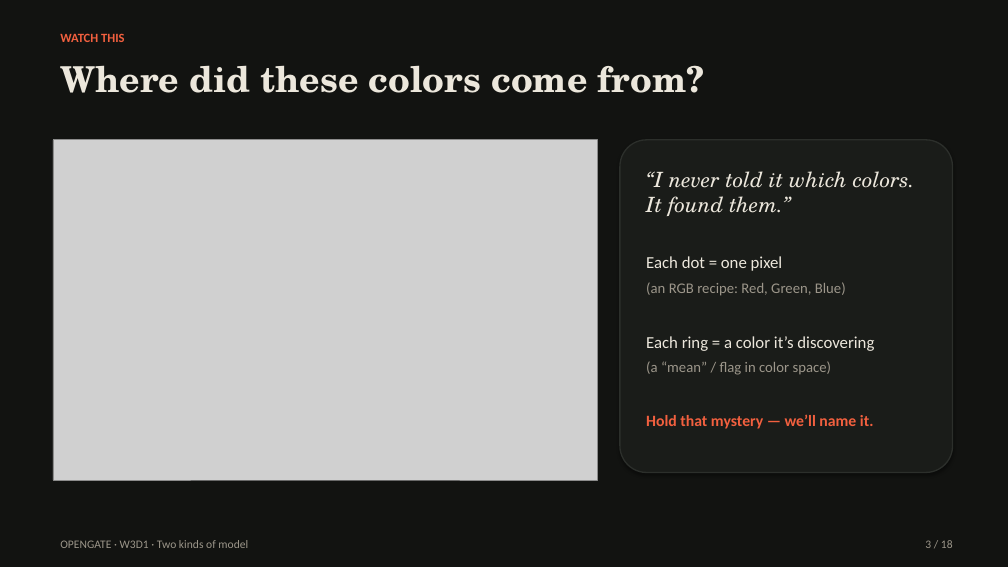
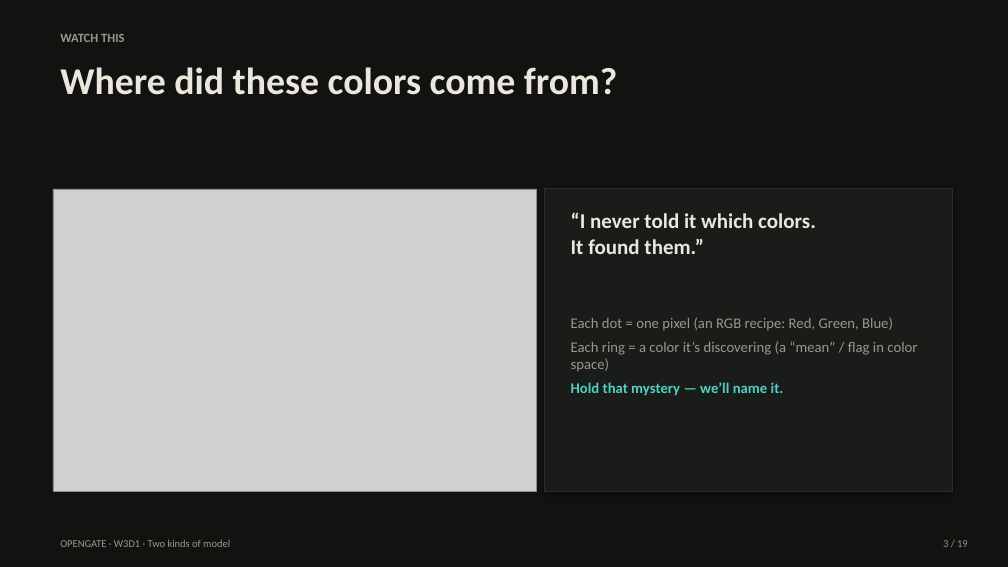
Before and after one commit to lemoon01110/chroma-kmeans-color-lab, a slide deck: slide 3 of opengate-assets/Opengate-W3D1-Two-Kinds-of-Model.pptx. Drawn at 1008x567 pixels with LibreOffice and Linux fonts; fonts in the diff are those of the drawing; grey boxes stand for pictures. Boxes give left, top, right and bottom in pixels: in the first picture for what was removed or moved away, otherwise in the second. Text is boxed around its words. In the diff, an @@ line names an element or a change of style, - is before the commit and + after.

```diff
--- a/opengate-assets/Opengate-W3D1-Two-Kinds-of-Model.pptx
+++ b/opengate-assets/Opengate-W3D1-Two-Kinds-of-Model.pptx
@@ text "WATCH THIS" at [60,34,124,42]: text colour #F2603F to #9C968A; more space between paragraphs @@
@@ text "Where did these colors come ..." at [60,67,617,95]: size 34 to 36 pt, font TeX Gyre Schola to Calibri; more space between paragraphs @@
@@ picture: place and size @@
-picture at [53,140,597,480]
+picture at [53,189,537,492]
@@ rectangle: place and size @@
-rectangle at [620,140,953,473]
+rectangle at [544,189,953,492]
@@ rectangle at [544,189,953,492]: rounded rectangle to rectangle; outline #2C2F2B 1.25 pt to #2C2F2B 1 pt @@
@@ text added at [571,212,816,254], 20 pt, text #ECE7DC, bold @@
+“I never told it which colors.
+It found them.”
@@ text "Each dot = one pixel ...": place and size @@
-text "Each dot = one pixel ..." at [646,171,915,429]
+text "Each dot = one pixel ..." at [571,317,917,396]
@@ text at [571,317,917,371]: text changed; text colour #ECE7DC to #9C968A @@
-“I never told it which colors.
-It found them.”
-Each dot = one pixel
-(an RGB recipe: Red, Green, Blue)
-Each ring = a color it’s discovering
-(a “mean” / flag in color space)
+Each dot = one pixel (an RGB recipe: Red, Green, Blue)
+Each ring = a color it’s discovering (a “mean” / flag in color space)
@@ text at [571,382,784,396]: size 15 to 14 pt, text colour #F2603F to #4FD0C7 in "Hold that mystery — we’ll name it." @@
@@ text "OPENGATE · W3D1 · Two ..." at [60,540,230,547]: size 11 to 10 pt; more space between paragraphs @@
@@ text at [943,540,968,547]: text changed; size 11 to 10 pt @@
-3 / 18
+3 / 19
```
Also in this commit, not shown: 18 other slides changed, 1 other file.
